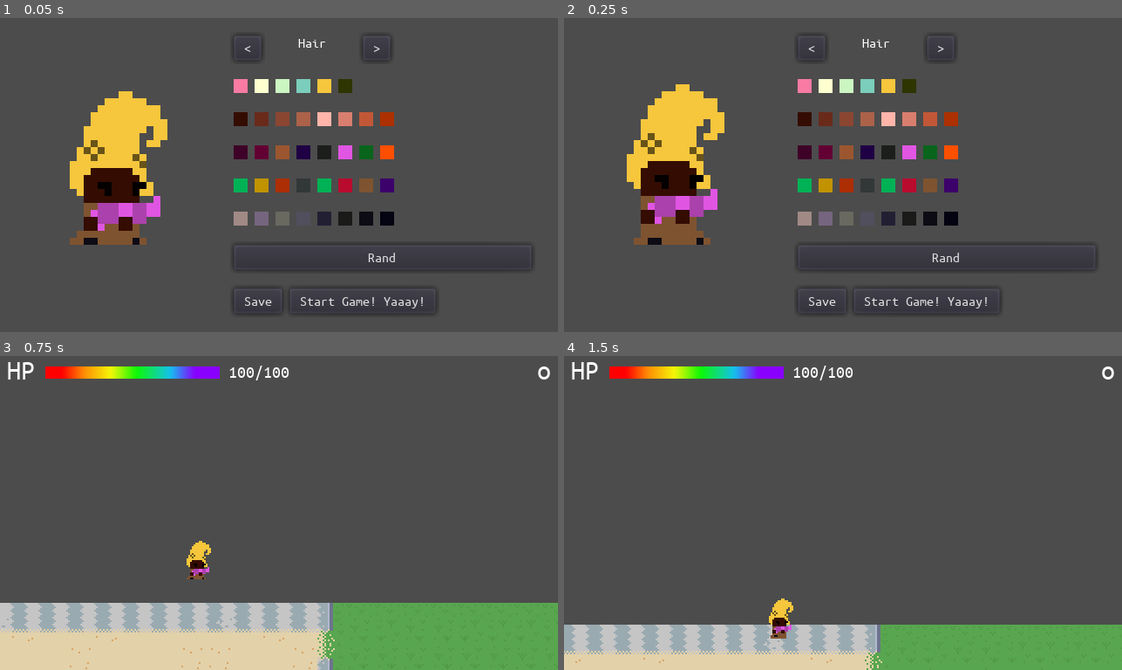
Above: before the commit, frames 1-4 (two rows, left to right).
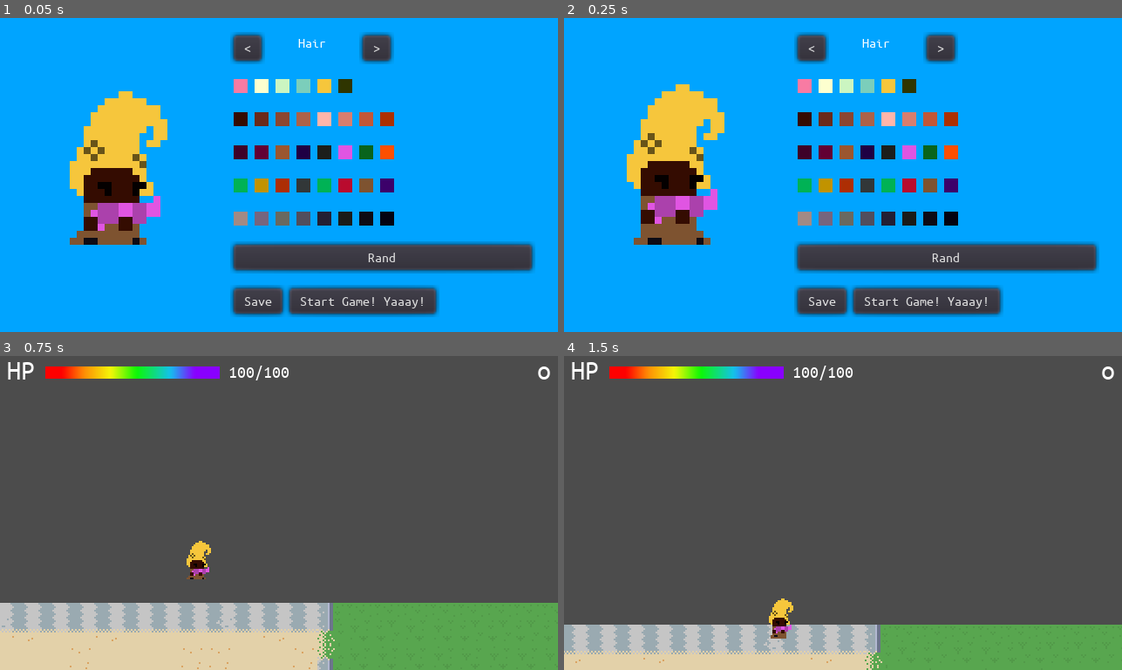
Above: after the commit, the same moments.

Repository: hamiltonromualdo/bring-ur-glam
Game: Godot game, scene res://src/UserInterface/CustomizePlayer.tscn
Same seed, same stepped clock (60 frames per second), same inputs: the game is played once before the commit and once after it. This scene is started directly instead of the project's main scene.
Inputs:
- Up to frame 1 (0.05 s): no input
- Up to frame 2 (0.25 s): no input
- Up to frame 3 (0.75 s): click "Start Game! Yaaay!" at 0.5 s
- Up to frame 4 (1.5 s): hold Right (ui_right) from 1.28 s (still down)

The runs differ from the first frame. In frame 1, 83% of the frame differs, in the area x 0-100%, y 0-100%; in frame 2, 82%; in frame 3, nothing differs; in frame 4, nothing differs.

Commit message:
Add background to CustomizePlayer

Diff:
--- a/bring_ur_glam/src/UserInterface/CustomizePlayer.tscn
+++ b/bring_ur_glam/src/UserInterface/CustomizePlayer.tscn
@@ -591,6 +591,17 @@
 "_edit_use_anchors_": false
 }
 
+[node name="Background" type="CanvasLayer" parent="Control"]
+layer = -1
+
+[node name="ColorRect" type="ColorRect" parent="Control/Background"]
+anchor_right = 1.0
+anchor_bottom = 1.0
+color = Color( 0, 0.647059, 1, 1 )
+__meta__ = {
+"_edit_use_anchors_": false
+}
+
 [connection signal="pressed" from="Control/VBoxContainer/HBoxContainer/HairChangeLeft" to="." method="_on_HairChangeLeft_pressed"]
 [connection signal="pressed" from="Control/VBoxContainer/HBoxContainer/HairChangeRight" to="." method="_on_HairChangeRight_pressed"]
 [connection signal="color_changed" from="Control/VBoxContainer/HairColor" to="." method="_on_HairColor_color_changed"]
